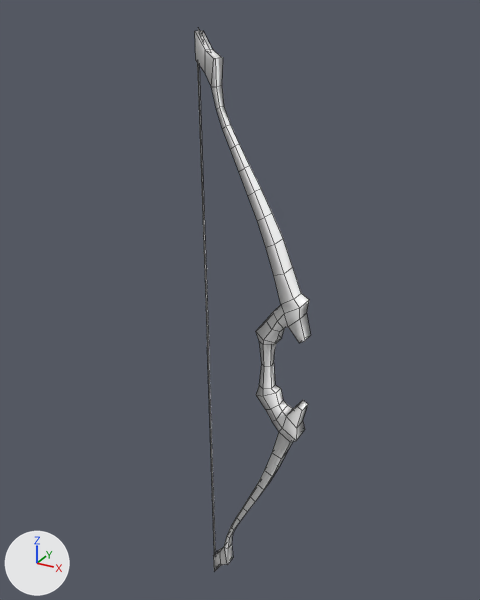
What one commit did to the FBX model Assets/Scenes/Player Scene/Bow.fbx.
The view is the same before and after, from a 50 mm lens placed at (57.1, -115.8, 70.9), pointed at (-8.9, 4.2, 10.9). Lighting does not change. The marker at lower left points along +X, +Y and +Z. Mesh edges are drawn as thin lines.

Objects in the first picture: 'Bow'.
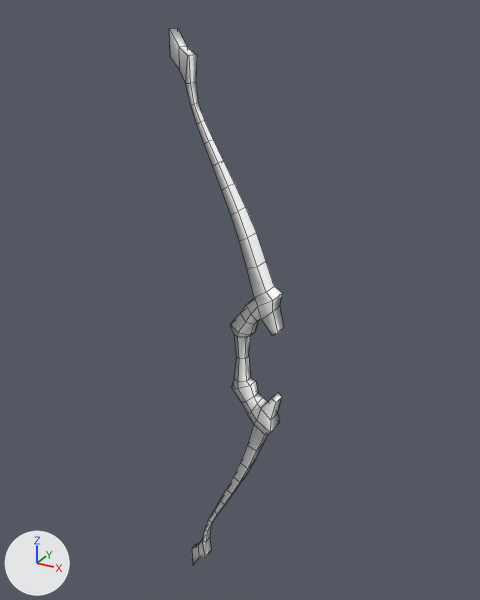
What changed in the scene script:
```text
Change me_erika_archer_bow_mesh:
    where me_erika_archer_bow_mesh.from_pydata(...)  # 212 vertices, 202 faces; spans x -15.8..9.8, y -2.6..2.7, z -69.3..67.5
    used by ob_bow; location = (0.0, 0.0, 0.0)
    me_erika_archer_bow_mesh part 1: the loose piece of 182 vertices spanning x -15.5..9.8, y -2.6..2.7, z -68.7..66.9 is moved by (-6.1, 0.3, 0.3)
    me_erika_archer_bow_mesh part 2: the loose piece of 12 vertices spanning x -15.3..-11.7, y 0.0..1.1, z -69.0..-0.9 is deleted
    me_erika_archer_bow_mesh part 3: the loose piece of 12 vertices spanning x -15.8..-12.5, y -0.8..0.4, z -0.8..67.2 is deleted
Change ob_bow:
    ob_bow.location: (0.0, 0.0, 0.0) -> (0.0, -0.5, 0.0)
    ob_bow.rotation_euler: (0.0, 0.0, 0.0) -> (-0.0121, 0.0, 0.0)  # degrees (0, 0, 0) -> degrees (-0.7, 0, 0)
```

Where the change shows, as pixel boxes (x1, y1, x2, y2) in the pictures (480 x 600 px; the box of a moved part takes in the faces that stretch with it):
'Bow', reshaped, moved, turned
    before: (195, 28, 310, 571)
    after: (169, 28, 284, 564)
part 1 of me_erika_archer_bow_mesh, moved or reshaped
    before: (195, 31, 310, 571)
    after: (169, 28, 284, 564)
part 2 of me_erika_archer_bow_mesh, deleted
    before: (207, 347, 216, 554)
part 3 of me_erika_archer_bow_mesh, deleted
    before: (197, 30, 210, 348)
